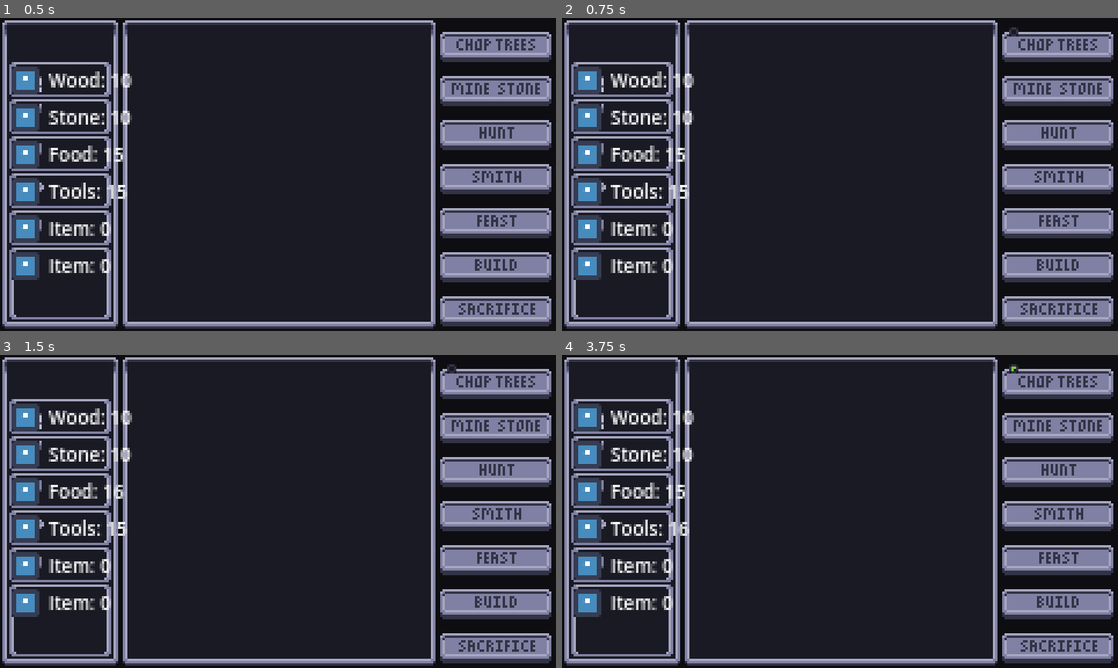
Above: before the commit, frames 1-4 (two rows, left to right).
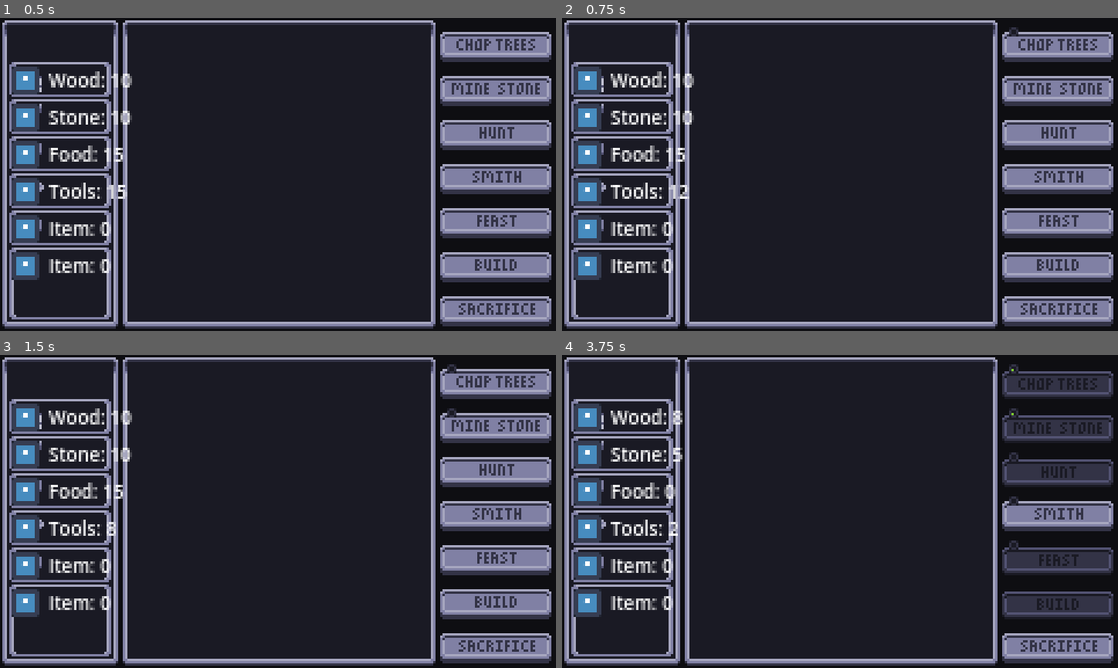
Above: after the commit, the same moments.

Repository: Gugubo/Inevitable
Game: Godot game, scene res://main.tscn
The game is run twice, just before and just after one commit, with the same random seed, the same clock (stepped at 60 frames per second) and the same inputs. The engine's default icon, where the game draws it, is replaced by a stand-in: a white triangle on a blue panel in a dark square.
Inputs (mouse positions are in pixels of both pictures, inside the frame that each line leads up to):
- Up to frame 1 (0.5 s): no input
- Up to frame 2 (0.75 s): click (1056, 46) at 0.5 s
- Up to frame 3 (1.5 s): click (494, 426) at 1.25 s
- Up to frame 4 (3.75 s): click (1056, 470) at 2 s; click (1056, 514) at 2.75 s; click (1056, 561) at 3.5 s

Frame 1 is identical in both runs. In frame 2, less than 0.1% of the frame differs, in the area x 21-23%, y 53-58%; in frame 3, 0.2%; in frame 4, 8.9%, in the area x 18-100%, y 3-85%.
Error in both runs: Out of bounds get index '4' (on base: 'Dictionary[int, String]') (res://inventory_item/inventory_item.gd:16)

Commit message:
Add action data

Diff:
--- a/actions/action.gd
+++ b/actions/action.gd
@@ -2,8 +2,12 @@
 extends Resource
 
 @export var name: String = ""
+@export var required_population: int = 0
 @export var required_items: Dictionary[GameState.Item, int] = {}
 
 @export var duration: float = 0 # in seconds
 
 @export var loot: Array[Loot] = []
+@export var morale: int = 0
+@export var corruption: int = 0
+@export var population_change: int = 0
--- a/main.tscn
+++ b/main.tscn
@@ -21,159 +21,179 @@
 
 [sub_resource type="Resource" id="Resource_7mycd"]
 script = ExtResource("3_1bvp3")
+min_amount = 4
+max_amount = 10
+metadata/_custom_type_script = "uid://c0v0us8icuuq5"
+
+[sub_resource type="Resource" id="Resource_272bh"]
+script = ExtResource("3_h2yge")
+name = "Gather wood"
+required_population = 5
+required_items = Dictionary[int, int]({
+3: 3
+})
+duration = 8.0
+loot = Array[ExtResource("3_1bvp3")]([SubResource("Resource_7mycd")])
+metadata/_custom_type_script = "uid://dywud87lul1w7"
+
+[sub_resource type="AtlasTexture" id="AtlasTexture_kek77"]
+atlas = ExtResource("4_7mycd")
+region = Rect2(48, 0, 48, 13)
+
+[sub_resource type="AtlasTexture" id="AtlasTexture_4c57u"]
+atlas = ExtResource("4_7mycd")
+region = Rect2(48, 13, 48, 13)
+
+[sub_resource type="AtlasTexture" id="AtlasTexture_0odxb"]
+atlas = ExtResource("4_7mycd")
+region = Rect2(48, 26, 48, 13)
+
+[sub_resource type="Resource" id="Resource_1bvp3"]
+script = ExtResource("3_1bvp3")
 item = 1
-metadata/_custom_type_script = "uid://c0v0us8icuuq5"
-
-[sub_resource type="Resource" id="Resource_272bh"]
-script = ExtResource("3_h2yge")
-name = "Gather wood"
+min_amount = 6
+max_amount = 12
+metadata/_custom_type_script = "uid://c0v0us8icuuq5"
+
+[sub_resource type="Resource" id="Resource_w48qg"]
+script = ExtResource("3_h2yge")
+name = "Gather stone"
+required_population = 8
+required_items = Dictionary[int, int]({
+3: 4
+})
+duration = 12.0
+loot = Array[ExtResource("3_1bvp3")]([SubResource("Resource_1bvp3")])
+metadata/_custom_type_script = "uid://dywud87lul1w7"
+
+[sub_resource type="AtlasTexture" id="AtlasTexture_dg77c"]
+atlas = ExtResource("4_7mycd")
+region = Rect2(96, 0, 48, 13)
+
+[sub_resource type="AtlasTexture" id="AtlasTexture_ycdy4"]
+atlas = ExtResource("4_7mycd")
+region = Rect2(96, 13, 48, 13)
+
+[sub_resource type="AtlasTexture" id="AtlasTexture_lswn8"]
+atlas = ExtResource("4_7mycd")
+region = Rect2(96, 26, 48, 13)
+
+[sub_resource type="Resource" id="Resource_5vw27"]
+script = ExtResource("3_1bvp3")
+item = 2
+min_amount = 8
+max_amount = 20
+metadata/_custom_type_script = "uid://c0v0us8icuuq5"
+
+[sub_resource type="Resource" id="Resource_kek77"]
+script = ExtResource("3_h2yge")
+name = "Hunt"
+required_population = 10
+required_items = Dictionary[int, int]({
+3: 6
+})
+duration = 12.0
+loot = Array[ExtResource("3_1bvp3")]([SubResource("Resource_5vw27")])
+metadata/_custom_type_script = "uid://dywud87lul1w7"
+
+[sub_resource type="AtlasTexture" id="AtlasTexture_efxa6"]
+atlas = ExtResource("4_7mycd")
+region = Rect2(144, 0, 48, 13)
+
+[sub_resource type="AtlasTexture" id="AtlasTexture_w48qg"]
+atlas = ExtResource("4_7mycd")
+region = Rect2(144, 13, 48, 13)
+
+[sub_resource type="AtlasTexture" id="AtlasTexture_vivmo"]
+atlas = ExtResource("4_7mycd")
+region = Rect2(144, 26, 48, 13)
+
+[sub_resource type="Resource" id="Resource_efxa6"]
+script = ExtResource("3_1bvp3")
+item = 3
+min_amount = 6
+max_amount = 8
+metadata/_custom_type_script = "uid://c0v0us8icuuq5"
+
+[sub_resource type="Resource" id="Resource_4c57u"]
+script = ExtResource("3_h2yge")
+name = "Smith"
+required_population = 5
+required_items = Dictionary[int, int]({
+0: 2,
+1: 5
+})
+duration = 12.0
+loot = Array[ExtResource("3_1bvp3")]([SubResource("Resource_efxa6")])
+metadata/_custom_type_script = "uid://dywud87lul1w7"
+
+[sub_resource type="AtlasTexture" id="AtlasTexture_2cqfq"]
+atlas = ExtResource("4_7mycd")
+region = Rect2(192, 0, 48, 13)
+
+[sub_resource type="AtlasTexture" id="AtlasTexture_yaehf"]
+atlas = ExtResource("4_7mycd")
+region = Rect2(192, 13, 48, 13)
+
+[sub_resource type="AtlasTexture" id="AtlasTexture_074og"]
+atlas = ExtResource("4_7mycd")
+region = Rect2(192, 26, 48, 13)
+
+[sub_resource type="Resource" id="Resource_dg77c"]
+script = ExtResource("3_h2yge")
+name = "Throw feast"
+required_population = 8
+required_items = Dictionary[int, int]({
+2: 15
+})
+duration = 15.0
+morale = 15
+metadata/_custom_type_script = "uid://dywud87lul1w7"
+
+[sub_resource type="AtlasTexture" id="AtlasTexture_cegan"]
+atlas = ExtResource("4_7mycd")
+region = Rect2(288, 0, 48, 13)
+
+[sub_resource type="AtlasTexture" id="AtlasTexture_82xsv"]
+atlas = ExtResource("4_7mycd")
+region = Rect2(288, 13, 48, 13)
+
+[sub_resource type="AtlasTexture" id="AtlasTexture_getpj"]
+atlas = ExtResource("4_7mycd")
+region = Rect2(288, 26, 48, 13)
+
+[sub_resource type="Resource" id="Resource_2cqfq"]
+script = ExtResource("3_h2yge")
+name = "Build house"
+required_population = 8
+required_items = Dictionary[int, int]({
+0: 10,
+1: 10
+})
+duration = 20.0
+population_change = 10
+metadata/_custom_type_script = "uid://dywud87lul1w7"
+
+[sub_resource type="AtlasTexture" id="AtlasTexture_ryguw"]
+atlas = ExtResource("4_7mycd")
+region = Rect2(240, 0, 48, 13)
+
+[sub_resource type="AtlasTexture" id="AtlasTexture_d13ii"]
+atlas = ExtResource("4_7mycd")
+region = Rect2(240, 13, 48, 13)
+
+[sub_resource type="AtlasTexture" id="AtlasTexture_1u8w0"]
+atlas = ExtResource("4_7mycd")
+region = Rect2(240, 26, 48, 13)
+
+[sub_resource type="Resource" id="Resource_lquwl"]
+script = ExtResource("3_h2yge")
+name = "SACRIFICE"
+required_population = 5
 duration = 5.0
-loot = Array[ExtResource("3_1bvp3")]([SubResource("Resource_7mycd")])
-metadata/_custom_type_script = "uid://dywud87lul1w7"
-
-[sub_resource type="AtlasTexture" id="AtlasTexture_kek77"]
-atlas = ExtResource("4_7mycd")
-region = Rect2(48, 0, 48, 13)
-
-[sub_resource type="AtlasTexture" id="AtlasTexture_4c57u"]
-atlas = ExtResource("4_7mycd")
-region = Rect2(48, 13, 48, 13)
-
-[sub_resource type="AtlasTexture" id="AtlasTexture_0odxb"]
-atlas = ExtResource("4_7mycd")
-region = Rect2(48, 26, 48, 13)
-
-[sub_resource type="Resource" id="Resource_1bvp3"]
-script = ExtResource("3_1bvp3")
-item = 2
-metadata/_custom_type_script = "uid://c0v0us8icuuq5"
-
-[sub_resource type="Resource" id="Resource_w48qg"]
-script = ExtResource("3_h2yge")
-name = "Gather stone"
-loot = Array[ExtResource("3_1bvp3")]([SubResource("Resource_1bvp3")])
-metadata/_custom_type_script = "uid://dywud87lul1w7"
-
-[sub_resource type="AtlasTexture" id="AtlasTexture_dg77c"]
-atlas = ExtResource("4_7mycd")
-region = Rect2(96, 0, 48, 13)
-
-[sub_resource type="AtlasTexture" id="AtlasTexture_ycdy4"]
-atlas = ExtResource("4_7mycd")
-region = Rect2(96, 13, 48, 13)
-
-[sub_resource type="AtlasTexture" id="AtlasTexture_lswn8"]
-atlas = ExtResource("4_7mycd")
-region = Rect2(96, 26, 48, 13)
-
-[sub_resource type="Resource" id="Resource_5vw27"]
-script = ExtResource("3_1bvp3")
-item = 3
-metadata/_custom_type_script = "uid://c0v0us8icuuq5"
-
-[sub_resource type="Resource" id="Resource_kek77"]
-script = ExtResource("3_h2yge")
-name = "Hunt"
-loot = Array[ExtResource("3_1bvp3")]([SubResource("Resource_5vw27")])
-metadata/_custom_type_script = "uid://dywud87lul1w7"
-
-[sub_resource type="AtlasTexture" id="AtlasTexture_efxa6"]
-atlas = ExtResource("4_7mycd")
-region = Rect2(144, 0, 48, 13)
-
-[sub_resource type="AtlasTexture" id="AtlasTexture_w48qg"]
-atlas = ExtResource("4_7mycd")
-region = Rect2(144, 13, 48, 13)
-
-[sub_resource type="AtlasTexture" id="AtlasTexture_vivmo"]
-atlas = ExtResource("4_7mycd")
-region = Rect2(144, 26, 48, 13)
-
-[sub_resource type="Resource" id="Resource_efxa6"]
-script = ExtResource("3_1bvp3")
-item = 4
-metadata/_custom_type_script = "uid://c0v0us8icuuq5"
-
-[sub_resource type="Resource" id="Resource_4c57u"]
-script = ExtResource("3_h2yge")
-name = "Smith"
-required_items = Dictionary[int, int]({
-2: 1
-})
-loot = Array[ExtResource("3_1bvp3")]([SubResource("Resource_efxa6")])
-metadata/_custom_type_script = "uid://dywud87lul1w7"
-
-[sub_resource type="AtlasTexture" id="AtlasTexture_2cqfq"]
-atlas = ExtResource("4_7mycd")
-region = Rect2(192, 0, 48, 13)
-
-[sub_resource type="AtlasTexture" id="AtlasTexture_yaehf"]
-atlas = ExtResource("4_7mycd")
-region = Rect2(192, 13, 48, 13)
-
-[sub_resource type="AtlasTexture" id="AtlasTexture_074og"]
-atlas = ExtResource("4_7mycd")
-region = Rect2(192, 26, 48, 13)
-
-[sub_resource type="Resource" id="Resource_ycdy4"]
-script = ExtResource("3_1bvp3")
-item = 5
-metadata/_custom_type_script = "uid://c0v0us8icuuq5"
-
-[sub_resource type="Resource" id="Resource_dg77c"]
-script = ExtResource("3_h2yge")
-name = "Throw feast"
-loot = Array[ExtResource("3_1bvp3")]([SubResource("Resource_ycdy4")])
-metadata/_custom_type_script = "uid://dywud87lul1w7"
-
-[sub_resource type="AtlasTexture" id="AtlasTexture_cegan"]
-atlas = ExtResource("4_7mycd")
-region = Rect2(288, 0, 48, 13)
-
-[sub_resource type="AtlasTexture" id="AtlasTexture_82xsv"]
-atlas = ExtResource("4_7mycd")
-region = Rect2(288, 13, 48, 13)
-
-[sub_resource type="AtlasTexture" id="AtlasTexture_getpj"]
-atlas = ExtResource("4_7mycd")
-region = Rect2(288, 26, 48, 13)
-
-[sub_resource type="Resource" id="Resource_vivmo"]
-script = ExtResource("3_1bvp3")
-metadata/_custom_type_script = "uid://c0v0us8icuuq5"
-
-[sub_resource type="Resource" id="Resource_2cqfq"]
-script = ExtResource("3_h2yge")
-name = "Build house"
-loot = Array[ExtResource("3_1bvp3")]([SubResource("Resource_vivmo")])
-metadata/_custom_type_script = "uid://dywud87lul1w7"
-
-[sub_resource type="AtlasTexture" id="AtlasTexture_ryguw"]
-atlas = ExtResource("4_7mycd")
-region = Rect2(240, 0, 48, 13)
-
-[sub_resource type="AtlasTexture" id="AtlasTexture_d13ii"]
-atlas = ExtResource("4_7mycd")
-region = Rect2(240, 13, 48, 13)
-
-[sub_resource type="AtlasTexture" id="AtlasTexture_1u8w0"]
-atlas = ExtResource("4_7mycd")
-region = Rect2(240, 26, 48, 13)
-
-[sub_resource type="Resource" id="Resource_yaehf"]
-script = ExtResource("3_1bvp3")
-item = 5
-min_amount = -1
-max_amount = -1
-metadata/_custom_type_script = "uid://c0v0us8icuuq5"
-
-[sub_resource type="Resource" id="Resource_lquwl"]
-script = ExtResource("3_h2yge")
-name = "SACRIFICE"
-required_items = Dictionary[int, int]({
-0: 1
-})
-loot = Array[ExtResource("3_1bvp3")]([SubResource("Resource_yaehf")])
+morale = -10
+corruption = -20
+population_change = -5
 metadata/_custom_type_script = "uid://dywud87lul1w7"
 
 [node name="Main" type="Node2D" unique_id=301375471]
